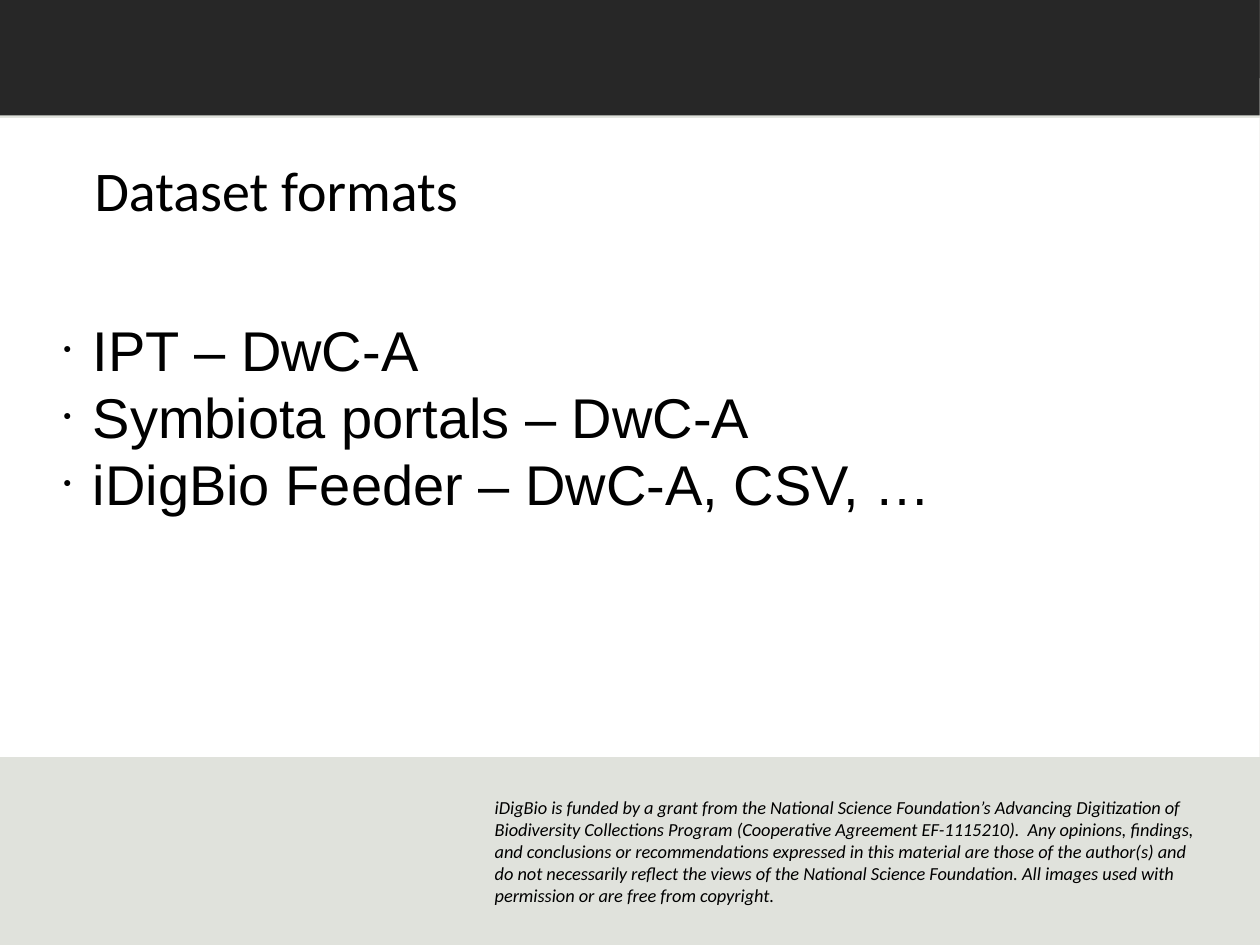
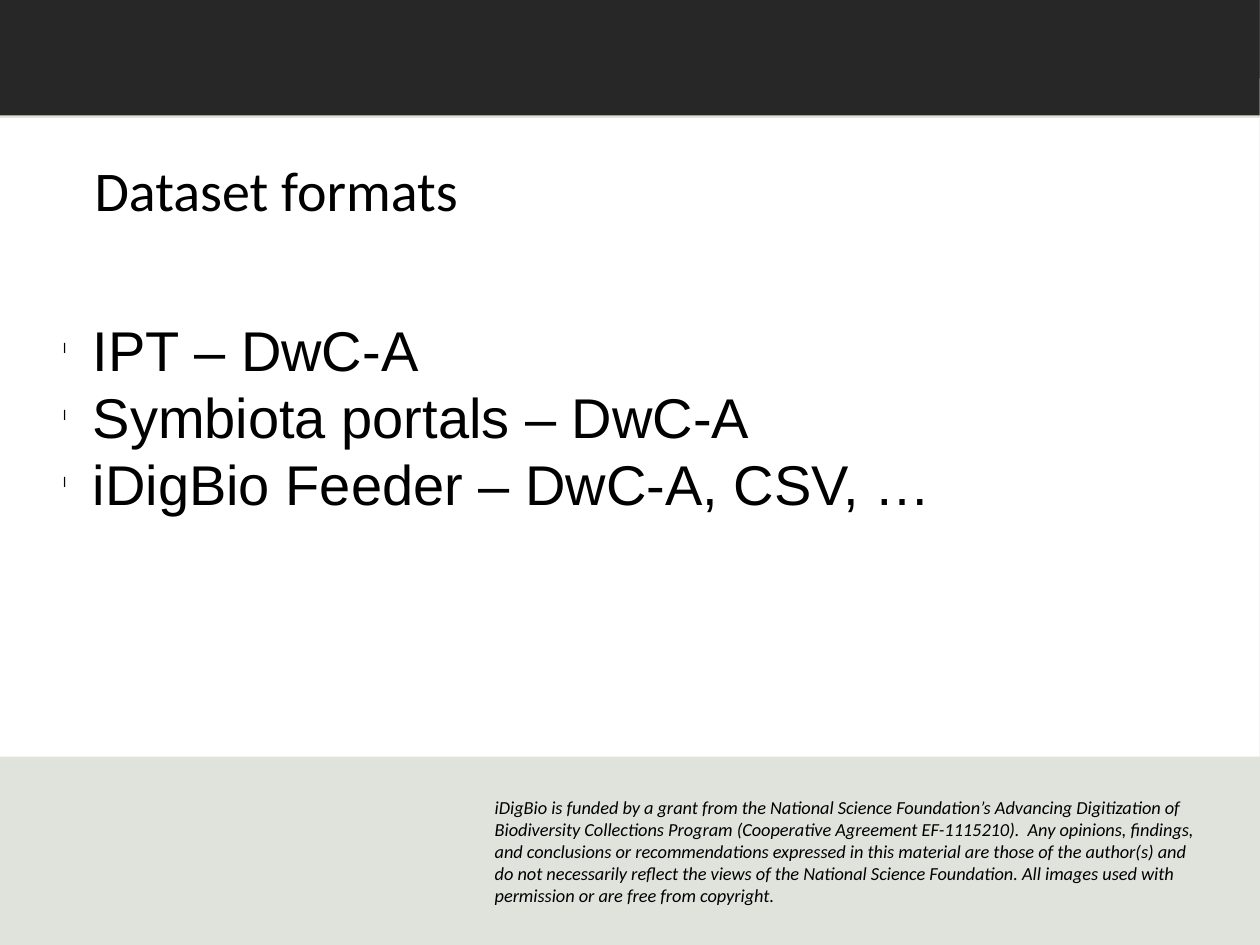
Before and after one commit to danstoner/idigbio-scratch, a slide deck: slide 9 of Dan_CYWG_2014.pptx. Drawn at 1260x945 pixels with LibreOffice and Linux fonts; fonts in the diff are those of the drawing; background and template pictures are left out. Boxes give left, top, right and bottom in pixels: in the first picture for what was removed or moved away, otherwise in the second. Text is boxed around its words. In the diff, an @@ line names an element or a change of style, - is before the commit and + after.

```diff
--- a/Dan_CYWG_2014.pptx
+++ b/Dan_CYWG_2014.pptx
@@ text "IPT – DwC-A" at box(93, 332, 860, 516): bullet ● to l @@
```
Also in this commit, not shown: 2 other slides changed, 4 slides added, 1 slide removed.
